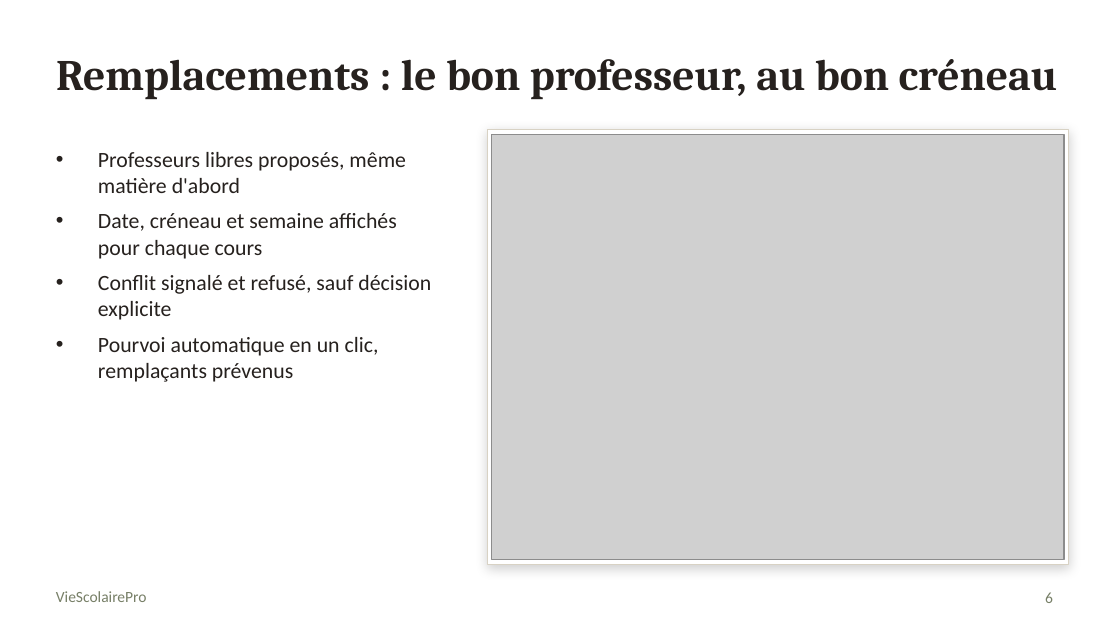
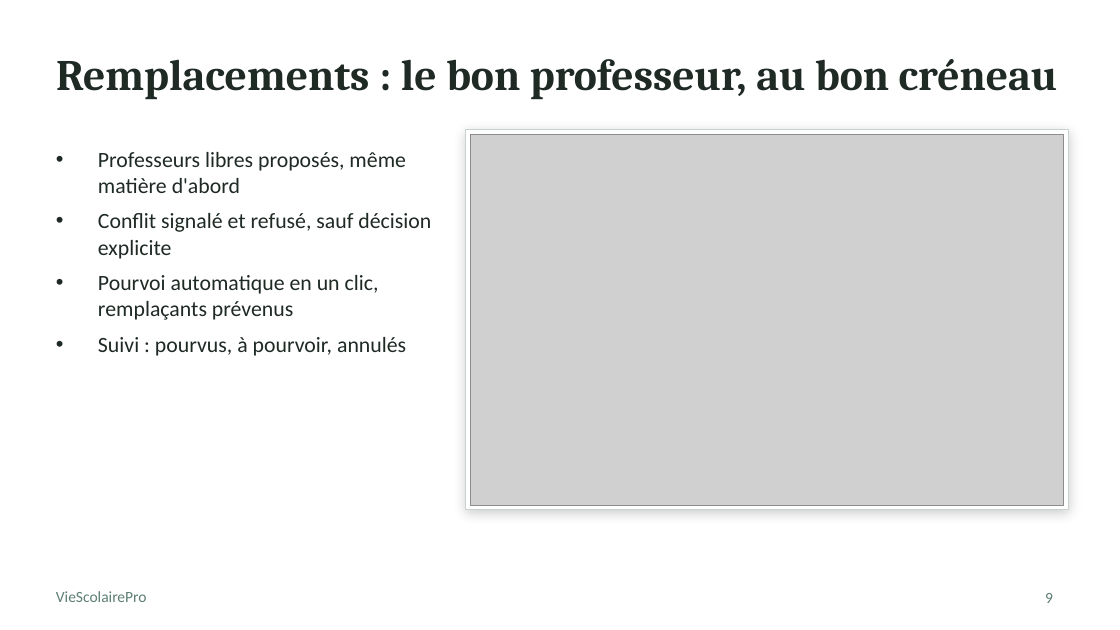
Before and after one commit to selwateaching/academie, a slide deck: slide 9 of presentation/VieScolairePro_presentation.pptx (slide 6 before the commit). Drawn at 1120x630 pixels with LibreOffice and Linux fonts; fonts in the diff are those of the drawing; grey boxes stand for pictures. Boxes give left, top, right and bottom in pixels: in the first picture for what was removed or moved away, otherwise in the second. Text is boxed around its words. In the diff, an @@ line names an element or a change of style, - is before the commit and + after.

```diff
--- a/presentation/VieScolairePro_presentation.pptx
+++ b/presentation/VieScolairePro_presentation.pptx
@@ rectangle: place and size @@
-rectangle at (487,130,1068,564)
+rectangle at (466,130,1068,510)
@@ rectangle at (466,130,1068,510): outline #D8D2C4 0.75 pt to #C9D3CD 0.75 pt @@
@@ picture: place and size @@
-picture at (492,134,1064,560)
+picture at (470,134,1064,505)
@@ text at (98,152,431,320): text colour #26211E to #1F2A24 in "Professeurs libres proposés, même matière d'abord", "Conflit signalé et refusé, sauf décision explicite", "Pourvoi automatique en un clic, remplaçants prévenus" @@
@@ text at (98,213,397,259): paragraph removed @@
-• Date, créneau et semaine affichés pour chaque cours
@@ text at (98,337,406,356): paragraph added @@
+• Suivi : pourvus, à pourvoir, annulés
@@ text "VieScolairePro" at (56,591,147,602): text colour #777F67 to #5E7F72 @@
@@ page number at (1045,593,1053,603): text changed; text colour #777F67 to #5E7F72 @@
-6
+9
```
Also in this commit, not shown: 17 other slides changed, 17 slides added, 2 slides removed, 42 other files.
